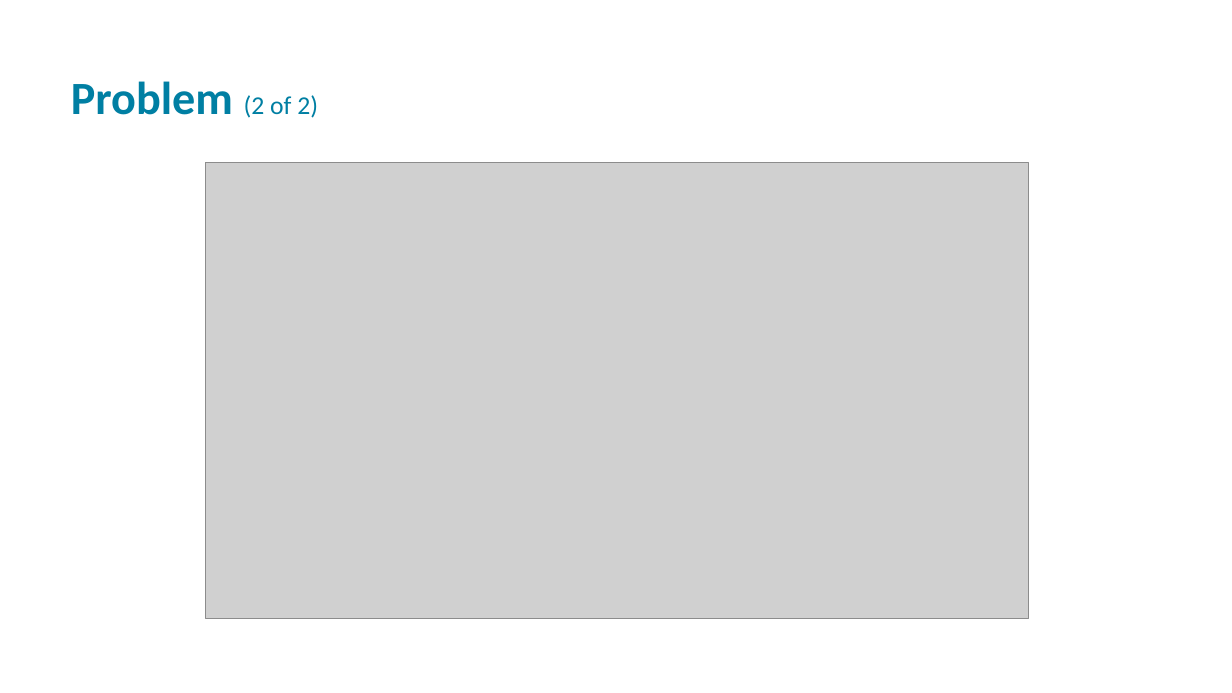
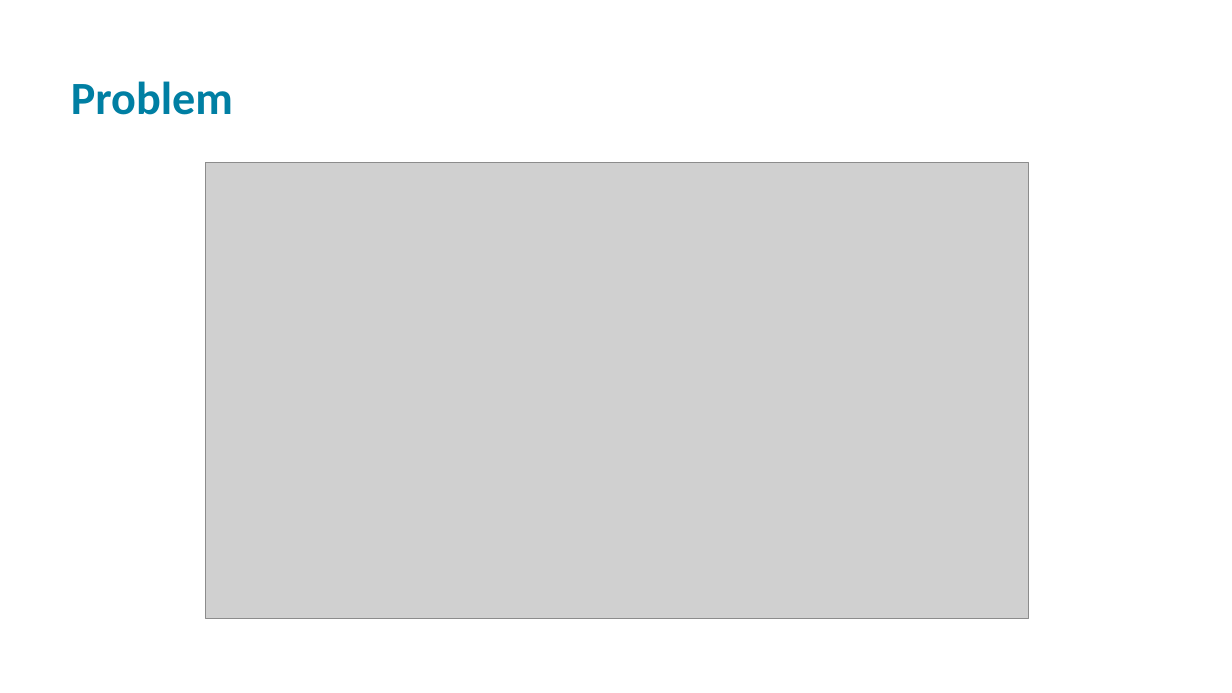
Before and after one commit to xiaoleibi/DMU26, a slide deck: slide 2 of ppt/Uge40Method.pptx (slide 3 before the commit). Drawn at 1232x693 pixels with LibreOffice and Linux fonts; fonts in the diff are those of the drawing; grey boxes stand for pictures. Boxes give left, top, right and bottom in pixels: in the first picture for what was removed or moved away, otherwise in the second. Text is boxed around its words. In the diff, an @@ line names an element or a change of style, - is before the commit and + after.

```diff
--- a/ppt/Uge40Method.pptx
+++ b/ppt/Uge40Method.pptx
@@ title at (71,81,233,115): text changed @@
-Problem (2 of 2)
+Problem
```
Also in this commit, not shown: 3 other slides changed, 1 slide removed.
